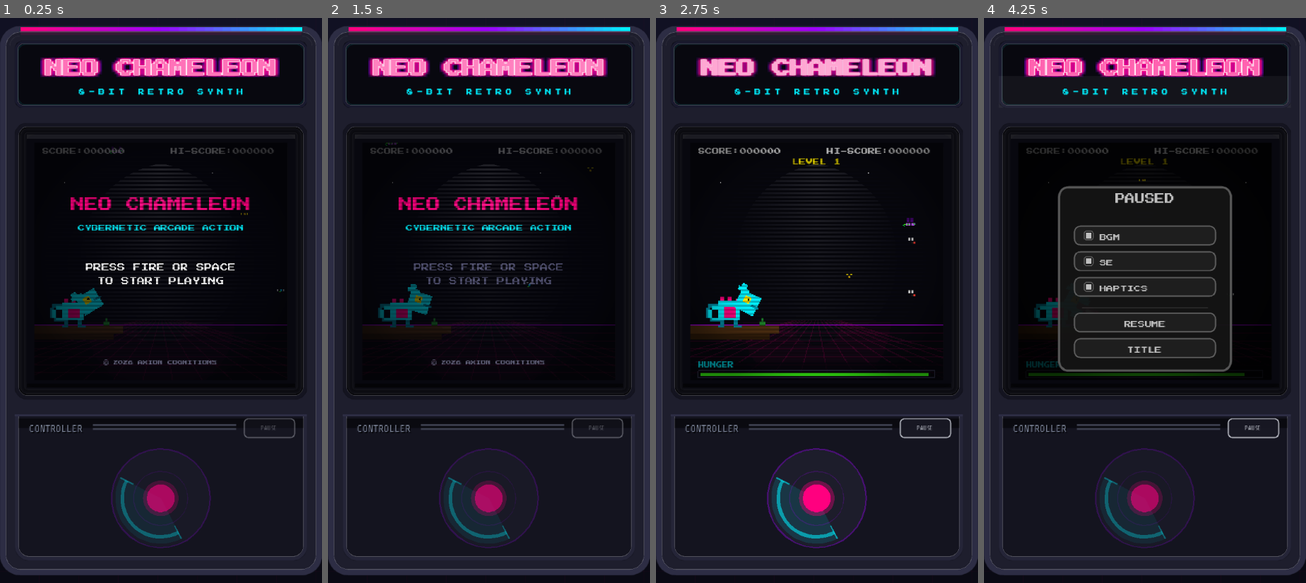
Above: before the commit, frames 1-4 (left to right).
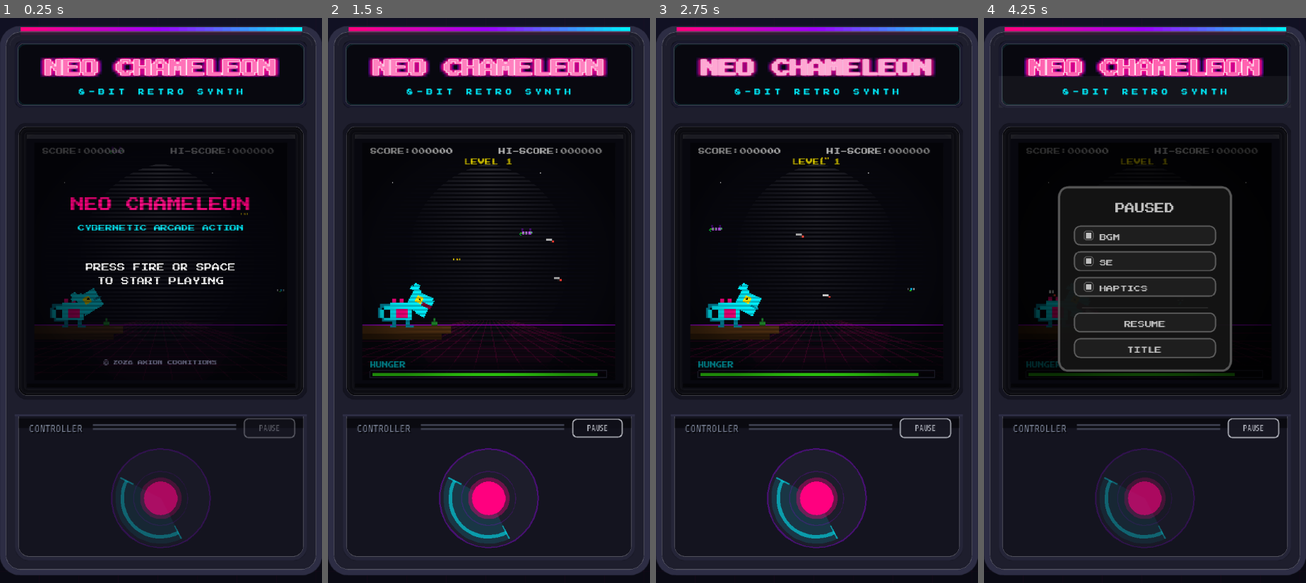
Above: after the commit, the same moments.

Repository: nyapp/chameleon
Game: Godot game, scene res://scenes/CabinetScene.tscn
Two runs of this game, one before a commit and one after it. Both use one fixed random seed, a clock stepped at 60 frames per second and the inputs below.
Inputs (mouse positions are in pixels of both pictures, inside the frame that each line leads up to):
- Up to frame 1 (0.25 s): no input
- Up to frame 2 (1.5 s): tap Enter at 0.5 s; drag from (489, 498) to (521, 176) at 0.52 s; drag from (598, 430) to (472, 413) at 1.27 s
- Up to frame 3 (2.75 s): move the mouse to (849, 176) at 2.02 s; hold Right (aim_right) from 2.03 s (still down); click (849, 176) at 2.17 s
- Up to frame 4 (4.25 s): release Right (aim_right) at 2.75 s; drag from (1128, 413) to (1048, 215) at 2.77 s; move the mouse to (1241, 385) at 3.52 s; hold Down (aim_down) from 3.53 s (still down); click (1241, 385) at 3.67 s; tap Space at 3.77 s; tap Escape at 4.15 s

The runs differ from the first frame. In frame 1, 0.4% of the frame differs, in the area x 43-87%, y 72-89%; in frame 2, 5.7%, in the area x 10-92%, y 22-94%; in frame 3, 0.6%; in frame 4, 0.9%.

Commit message:
feat: enhance pause overlay with confirmation dialog for returning to title, update font sizes, and improve virtual analog stick functionality

Diff:
--- a/scripts/CabinetPauseButton.gd
+++ b/scripts/CabinetPauseButton.gd
@@ -19,7 +19,7 @@
 		label_text = value
 		queue_redraw()
 
-@export var font_size: int = 6:
+@export var font_size: int = 8:
 	set(value):
 		font_size = value
 		queue_redraw()
--- a/scripts/CabinetPauseOverlay.gd
+++ b/scripts/CabinetPauseOverlay.gd
@@ -19,8 +19,19 @@
 const PANEL_WIDTH: float = 176.0
 const PANEL_BOTTOM_PAD: float = 14.0
 const PANEL_BORDER_WIDTH: float = 2.5
-const TITLE_BASELINE_Y: float = 62.0
+const TITLE_FONT_SIZE: int = 10
 const ROW_START_Y: float = 84.0
+
+const CONFIRM_PANEL_LEFT: float = 24.0
+const CONFIRM_PANEL_TOP: float = 68.0
+const CONFIRM_PANEL_WIDTH: float = 208.0
+const CONFIRM_PANEL_HEIGHT: float = 88.0
+const CONFIRM_MESSAGE_Y: float = 92.0
+const CONFIRM_SUBMESSAGE_Y: float = 106.0
+const CONFIRM_BUTTON_TOP: float = 118.0
+const CONFIRM_BUTTON_WIDTH: float = 72.0
+const CONFIRM_BUTTON_HEIGHT: float = 20.0
+const CONFIRM_BUTTON_GAP: float = 16.0
 
 const COLOR_PANEL_BG := Color(0.08, 0.08, 0.08, 0.92)
 const COLOR_PANEL_BORDER := Color(0.45, 0.45, 0.45, 0.7)
@@ -35,6 +46,7 @@
 
 var _main_scene: Node2D = null
 var _last_tap_frame: int = -1
+var _confirming_title: bool = false
 
 func _ready() -> void:
 	GameState.state_changed.connect(_on_state_changed)
@@ -48,6 +60,8 @@
 	_main_scene = main_scene
 
 func _on_state_changed(_new_state: String) -> void:
+	if _new_state != "PAUSED":
+		_confirming_title = false
 	_sync_visibility()
 	queue_redraw()
 
@@ -79,6 +93,23 @@
 		ROW_WIDTH,
 		ROW_HEIGHT
 	)
+
+func _confirm_yes_rect() -> Rect2:
+	var total_w := CONFIRM_BUTTON_WIDTH * 2.0 + CONFIRM_BUTTON_GAP
+	var left := (float(CANVAS_W) - total_w) * 0.5
+	return Rect2(left, CONFIRM_BUTTON_TOP, CONFIRM_BUTTON_WIDTH, CONFIRM_BUTTON_HEIGHT)
+
+func _confirm_no_rect() -> Rect2:
+	var yes := _confirm_yes_rect()
+	return Rect2(
+		yes.position.x + CONFIRM_BUTTON_WIDTH + CONFIRM_BUTTON_GAP,
+		yes.position.y,
+		CONFIRM_BUTTON_WIDTH,
+		CONFIRM_BUTTON_HEIGHT
+	)
+
+func _confirm_panel_rect() -> Rect2:
+	return Rect2(CONFIRM_PANEL_LEFT, CONFIRM_PANEL_TOP, CONFIRM_PANEL_WIDTH, CONFIRM_PANEL_HEIGHT)
 
 func _panel_rect() -> Rect2:
 	var last_row := _action_row(1)
@@ -102,6 +133,16 @@
 	if frame == _last_tap_frame:
 		return
 	_last_tap_frame = frame
+
+	if _confirming_title:
+		if _confirm_yes_rect().has_point(local_pos):
+			_confirming_title = false
+			_return_to_title()
+		elif _confirm_no_rect().has_point(local_pos):
+			_confirming_title = false
+			queue_redraw()
+		return
+
 	if _toggle_row(0).has_point(local_pos):
 		AudioManager.set_music_enabled(not AudioManager.music_enabled)
 		queue_redraw()
@@ -114,11 +155,13 @@
 	elif _action_row(0).has_point(local_pos):
 		_unpause()
 	elif _action_row(1).has_point(local_pos):
-		_return_to_title()
+		_confirming_title = true
+		queue_redraw()
 	else:
 		_unpause()
 
 func _return_to_title() -> void:
+	_confirming_title = false
 	if _main_scene and _main_scene.has_method("return_to_title"):
 		_main_scene.return_to_title()
 	elif GameState.state == "PAUSED":
@@ -126,6 +169,7 @@
 		GameState.return_to_title()
 
 func _unpause() -> void:
+	_confirming_title = false
 	if _main_scene and _main_scene.has_method("toggle_pause_menu"):
 		_main_scene.toggle_pause_menu()
 	elif GameState.state == "PAUSED":
@@ -138,6 +182,16 @@
 func _game_font() -> Font:
 	return CabinetFonts.arcade_or_fallback()
 
+func _header_title_baseline(font: Font) -> float:
+	return _centered_text_baseline(font, "PAUSED", TITLE_FONT_SIZE, PANEL_TOP, ROW_START_Y - PANEL_TOP)
+
+func _centered_text_baseline(font: Font, text: String, font_size: int, area_top: float, area_h: float) -> float:
+	var text_size := font.get_string_size(text, HORIZONTAL_ALIGNMENT_LEFT, -1, font_size)
+	var descent := font.get_descent(font_size)
+	# Press Start 2P は上側に余白が多いので、見た目の中央に寄せる微調整を入れる。
+	const VISUAL_BIAS_Y: float = 3.0
+	return area_top + (area_h - text_size.y) * 0.5 + text_size.y - descent + VISUAL_BIAS_Y
+
 func _draw() -> void:
 	if not visible:
 		return
@@ -150,8 +204,8 @@
 	_draw_rounded_rect(panel, COLOR_PANEL_BORDER, PANEL_RADIUS, false, PANEL_BORDER_WIDTH)
 
 	draw_string(font,
-		Vector2(0, TITLE_BASELINE_Y),
-		"PAUSED", HORIZONTAL_ALIGNMENT_CENTER, CANVAS_W, 10,
+		Vector2(0, _header_title_baseline(font)),
+		"PAUSED", HORIZONTAL_ALIGNMENT_CENTER, CANVAS_W, TITLE_FONT_SIZE,
 		COLOR_TEXT_ON)
 
 	_draw_pause_toggle(_toggle_row(0), "BGM", AudioManager.music_enabled)
@@ -168,6 +222,28 @@
 
 	_draw_pause_action(_action_row(0), "RESUME")
 	_draw_pause_action(_action_row(1), "TITLE")
+
+	if _confirming_title:
+		_draw_title_confirm(font)
+
+func _draw_title_confirm(font: Font) -> void:
+	draw_rect(Rect2(0, 0, CANVAS_W, CANVAS_H), Color(0, 0, 0, 0.35))
+
+	var panel := _confirm_panel_rect()
+	_draw_rounded_rect(panel, COLOR_PANEL_BG, PANEL_RADIUS, true)
+	_draw_rounded_rect(panel, COLOR_PANEL_BORDER, PANEL_RADIUS, false, PANEL_BORDER_WIDTH)
+
+	draw_string(font,
+		Vector2(0, CONFIRM_MESSAGE_Y),
+		"RETURN TO TITLE?", HORIZONTAL_ALIGNMENT_CENTER, CANVAS_W, 7,
+		COLOR_TEXT_ON)
+	draw_string(font,
+		Vector2(0, CONFIRM_SUBMESSAGE_Y),
+		"ARE YOU SURE?", HORIZONTAL_ALIGNMENT_CENTER, CANVAS_W, 7,
+		COLOR_TEXT_ON)
+
+	_draw_pause_action(_confirm_yes_rect(), "YES")
+	_draw_pause_action(_confirm_no_rect(), "NO")
 
 func _draw_pause_toggle(rect: Rect2, label: String, enabled: bool) -> void:
 	var font := _game_font()
--- a/scripts/CabinetScene.gd
+++ b/scripts/CabinetScene.gd
@@ -196,6 +196,7 @@
 	return _main_scene
 
 func _connect_controls() -> void:
+	virtual_analog_stick.pressed.connect(_on_stick_pressed)
 	virtual_analog_stick.aim_changed.connect(_on_stick_aim_changed)
 	virtual_analog_stick.released.connect(_on_stick_released)
 	pause_button.pressed.connect(_on_pause_button_pressed)
@@ -205,6 +206,11 @@
 	if main_scene and main_scene.has_method("toggle_pause_menu"):
 		main_scene.toggle_pause_menu()
 		HapticManager.play_ui_tap()
+
+func _on_stick_pressed() -> void:
+	var main_scene := _get_main_scene()
+	if main_scene and main_scene.has_method("on_stick_pressed"):
+		main_scene.on_stick_pressed()
 
 func _on_stick_aim_changed(direction: Vector2, magnitude: float) -> void:
 	if _main_scene and _main_scene.has_method("on_stick_aim_changed"):
--- a/scripts/MainScene.gd
+++ b/scripts/MainScene.gd
@@ -50,6 +50,13 @@
 func on_stick_aim_changed(direction: Vector2, _magnitude: float) -> void:
 	stick_aiming = true
 	stick_direction = direction
+
+func on_stick_pressed() -> void:
+	match GameState.state:
+		"TITLE":
+			_start_game()
+		"GAMEOVER":
+			_reset_game()
 
 func on_stick_released(direction: Vector2, magnitude: float, deadzone: float = 0.25) -> void:
 	stick_aiming = false
--- a/scripts/VirtualAnalogStick.gd
+++ b/scripts/VirtualAnalogStick.gd
@@ -7,6 +7,7 @@
 
 signal aim_changed(direction: Vector2, magnitude: float)
 signal released(direction: Vector2, magnitude: float)
+signal pressed
 
 @export_group("Feel")
 @export var radius: float = 50.0:
@@ -22,11 +23,11 @@
 @export var invert_aim: bool = true
 
 @export_group("Knob")
-@export var knob_outer_radius: float = 18.0:
+@export var knob_outer_radius: float = 21.0:
 	set(value):
 		knob_outer_radius = value
 		queue_redraw()
-@export var knob_inner_radius: float = 14.0:
+@export var knob_inner_radius: float = 17.0:
 	set(value):
 		knob_inner_radius = value
 		queue_redraw()
@@ -123,8 +124,8 @@
 		accept_event()
 
 func _emit_ui_tap() -> void:
-	if GameState.state == "PLAYING":
-		HapticManager.play_ui_tap()
+	pressed.emit()
+	HapticManager.play_ui_tap()
 
 func _update_knob(local_pos: Vector2) -> void:
 	var center: Vector2 = size * 0.5
